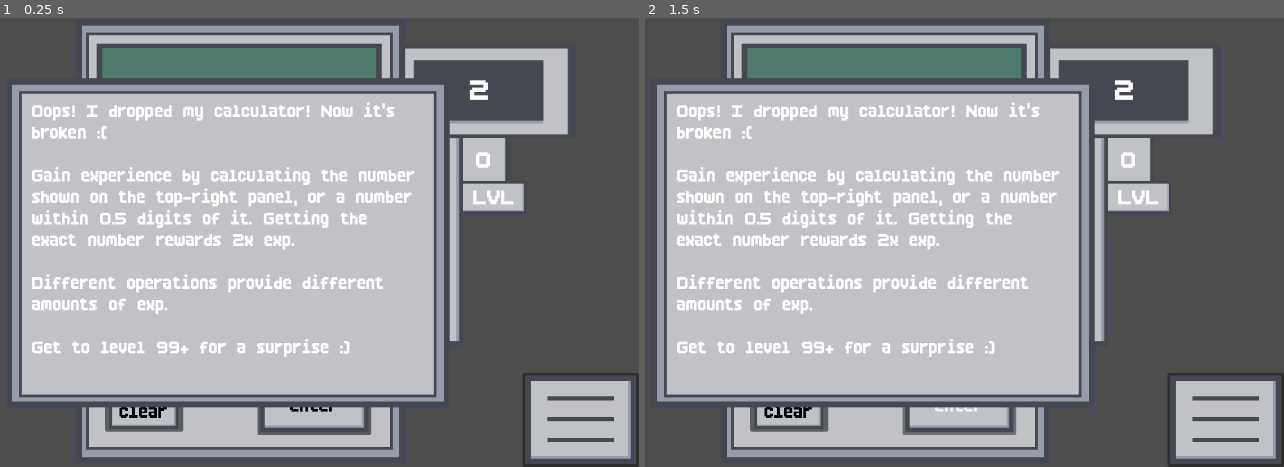
Above: before the commit, frames 1-2 (left to right).
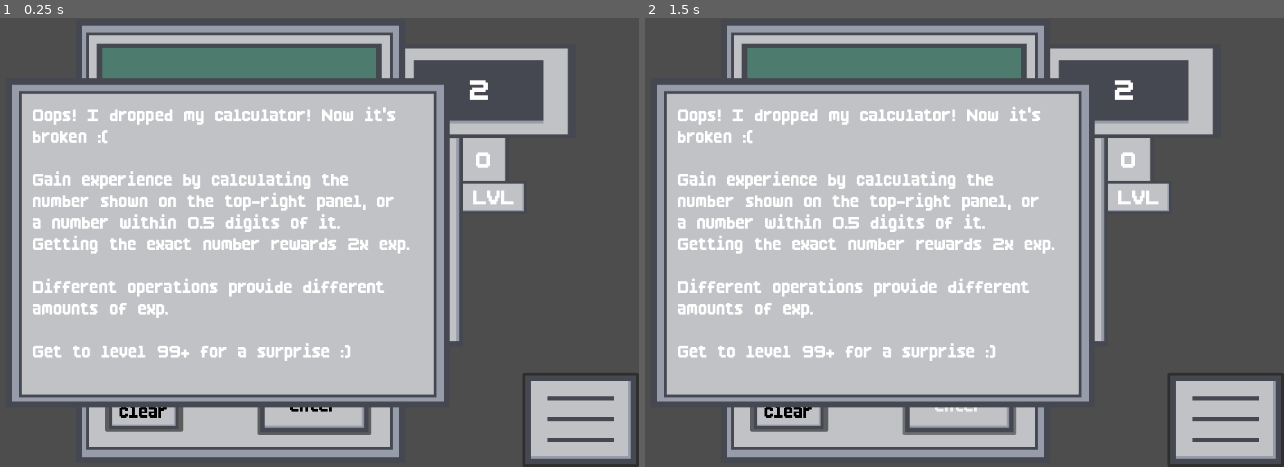
Above: after the commit, the same moments.

Repository: ShadowArcher289/i-dropped-my-calculator
Game: Godot game, scene res://scenes/main.tscn
The game is run twice, just before and just after one commit, with the same random seed, the same clock (stepped at 60 frames per second) and the same inputs.
Inputs:
- Up to frame 1 (0.25 s): no input
- Up to frame 2 (1.5 s): click "enter" at 0.5 s; click "enter" at 1.25 s

The runs differ from the first frame. In frame 1, 6.7% of the frame differs, in the area x 5-65%, y 18-77%; in frame 2, 6.7%.

Commit message:
modified positions

Diff:
--- a/scenes/calculator.tscn
+++ b/scenes/calculator.tscn
@@ -8,7 +8,9 @@
 [ext_resource type="Texture2D" uid="uid://xjy4sa3lk3p7" path="res://assets/calculator/EnterButton.png" id="4_jgmda"]
 [ext_resource type="Texture2D" uid="uid://dv6eo5vike224" path="res://assets/calculator/Screen.png" id="6_4a2e8"]
 
-[node name="Calculator" type="Node2D"]
+[node name="Calculator" type="Control"]
+layout_mode = 3
+anchors_preset = 0
 script = ExtResource("1_4a2e8")
 
 [node name="CalcBackground" type="Sprite2D" parent="."]
@@ -216,6 +218,7 @@
 texture = ExtResource("6_4a2e8")
 
 [node name="ScreenText" type="RichTextLabel" parent="."]
+layout_mode = 0
 offset_left = 48.5
 offset_top = 47.0
 offset_right = 431.5
--- a/scenes/exp_bar.tscn
+++ b/scenes/exp_bar.tscn
@@ -9,7 +9,9 @@
 [ext_resource type="Texture2D" uid="uid://bng2w8i4kdg6h" path="res://assets/calculator/NumberButton.png" id="4_o3m62"]
 [ext_resource type="Theme" uid="uid://c635ramjqf4e0" path="res://assets/CalculatorButtonsStyle.tres" id="5_o3m62"]
 
-[node name="ExpBar" type="Node2D"]
+[node name="ExpBar" type="Control"]
+layout_mode = 3
+anchors_preset = 0
 script = ExtResource("1_hlrur")
 
 [node name="NumberButton" type="Sprite2D" parent="."]
@@ -29,6 +31,7 @@
 texture = ExtResource("1_j70uk")
 
 [node name="ExpBarDisplay" type="TextureProgressBar" parent="."]
+layout_mode = 0
 offset_left = 28.0
 offset_top = 412.0
 offset_right = 292.70175
@@ -45,6 +48,7 @@
 texture = ExtResource("4_ekkt7")
 
 [node name="GoalNumberDisplay" type="RichTextLabel" parent="."]
+layout_mode = 0
 offset_left = 26.0
 offset_top = 28.024391
 offset_right = 210.0
@@ -56,6 +60,7 @@
 vertical_alignment = 1
 
 [node name="LevelDisplay" type="RichTextLabel" parent="."]
+layout_mode = 0
 offset_left = 100.0
 offset_top = 146.0
 offset_right = 147.0
@@ -67,6 +72,7 @@
 vertical_alignment = 1
 
 [node name="RichTextLabel2" type="RichTextLabel" parent="."]
+layout_mode = 0
 offset_left = 102.0
 offset_top = 200.0
 offset_right = 176.0
--- a/scenes/main.tscn
+++ b/scenes/main.tscn
@@ -12,9 +12,15 @@
 [node name="CanvasLayer" type="CanvasLayer" parent="."]
 
 [node name="Menu" parent="CanvasLayer" instance=ExtResource("3_sugp2")]
+metadata/_edit_use_anchors_ = true
 
 [node name="Calculator" parent="CanvasLayer" instance=ExtResource("1_o5qli")]
-position = Vector2(335, 0)
+offset_left = 335.0
+offset_right = 335.0
+metadata/_edit_use_anchors_ = true
 
 [node name="ExpBar" parent="." instance=ExtResource("1_0wfyh")]
-position = Vector2(805, 37)
+offset_left = 805.0
+offset_top = 37.0
+offset_right = 805.0
+offset_bottom = 37.0
--- a/scenes/menu.tscn
+++ b/scenes/menu.tscn
@@ -38,13 +38,15 @@
 texture = ExtResource("3_mhnvy")
 
 [node name="RichTextLabel" type="RichTextLabel" parent="TextDisplay"]
-anchors_preset = 15
-anchor_right = 1.0
-anchor_bottom = 1.0
-offset_left = 277.0
-offset_top = 119.0
-offset_right = 846.0
-offset_bottom = 530.0
+anchors_preset = -1
+anchor_left = 0.24100001
+anchor_top = 0.193
+anchor_right = 0.24100001
+anchor_bottom = 0.193
+offset_left = 278.0
+offset_top = 125.0
+offset_right = 839.0
+offset_bottom = 531.0
 grow_horizontal = 2
 grow_vertical = 2
 theme = ExtResource("3_con2f")
--- a/scripts/calculator.gd
+++ b/scripts/calculator.gd
@@ -1,4 +1,4 @@
-extends Node2D
+extends Control
 
 @onready var button_1: Button = $Buttons/button1
 @onready var button_2: Button = $Buttons/button2
--- a/scripts/exp_bar.gd
+++ b/scripts/exp_bar.gd
@@ -1,4 +1,4 @@
-extends Node2D
+extends Control
 
 @onready var exp_bar_display: TextureProgressBar = $ExpBarDisplay
 @onready var level_display: RichTextLabel = $LevelDisplay
